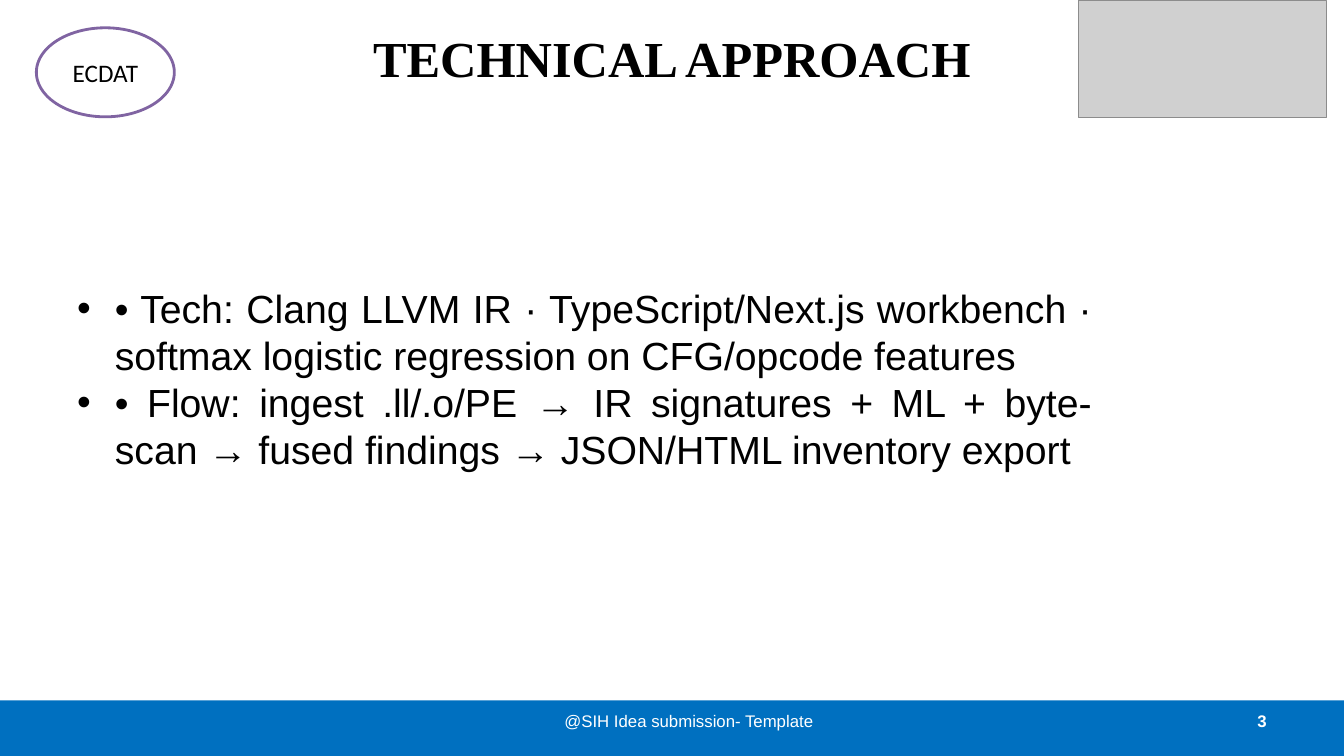
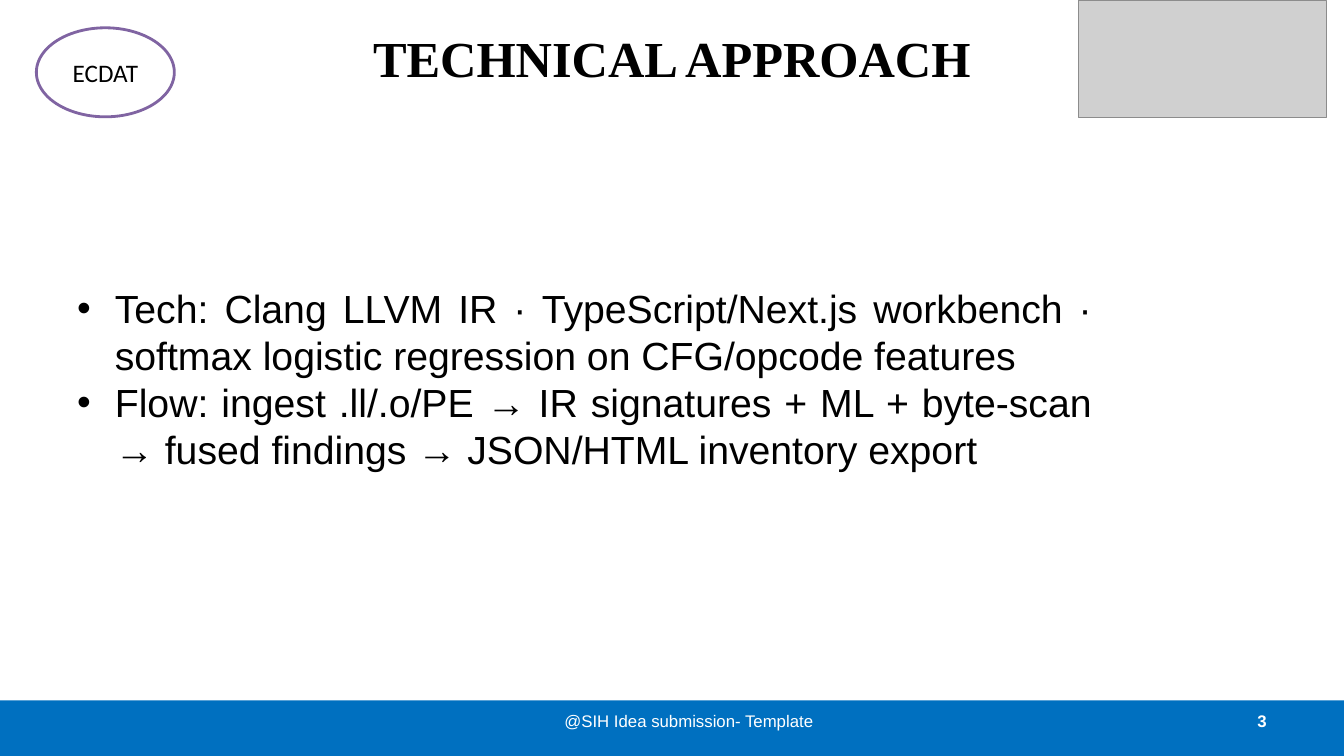
Before and after one commit to tomlin7/ECDAT, a slide deck: slide 3 of public/pitch/SIH26164-ECDAT-Idea-Presentation.pptx. Drawn at 1344x756 pixels with LibreOffice and Linux fonts; fonts in the diff are those of the drawing; grey boxes stand for pictures. Boxes give left, top, right and bottom in pixels: in the first picture for what was removed or moved away, otherwise in the second. Text is boxed around its words. In the diff, an @@ line names an element or a change of style, - is before the commit and + after.

```diff
--- a/public/pitch/SIH26164-ECDAT-Idea-Presentation.pptx
+++ b/public/pitch/SIH26164-ECDAT-Idea-Presentation.pptx
@@ text at [115, 294, 1092, 472]: text changed @@
-• • Tech: Clang LLVM IR · TypeScript/Next.js workbench · softmax logistic regression on CFG/opcode features
-• • Flow: ingest .ll/.o/PE → IR signatures + ML + byte-scan → fused findings → JSON/HTML inventory export
+• Tech: Clang LLVM IR · TypeScript/Next.js workbench · softmax logistic regression on CFG/opcode features
+• Flow: ingest .ll/.o/PE → IR signatures + ML + byte-scan → fused findings → JSON/HTML inventory export
```
Also in this commit, not shown: 4 other slides changed.
